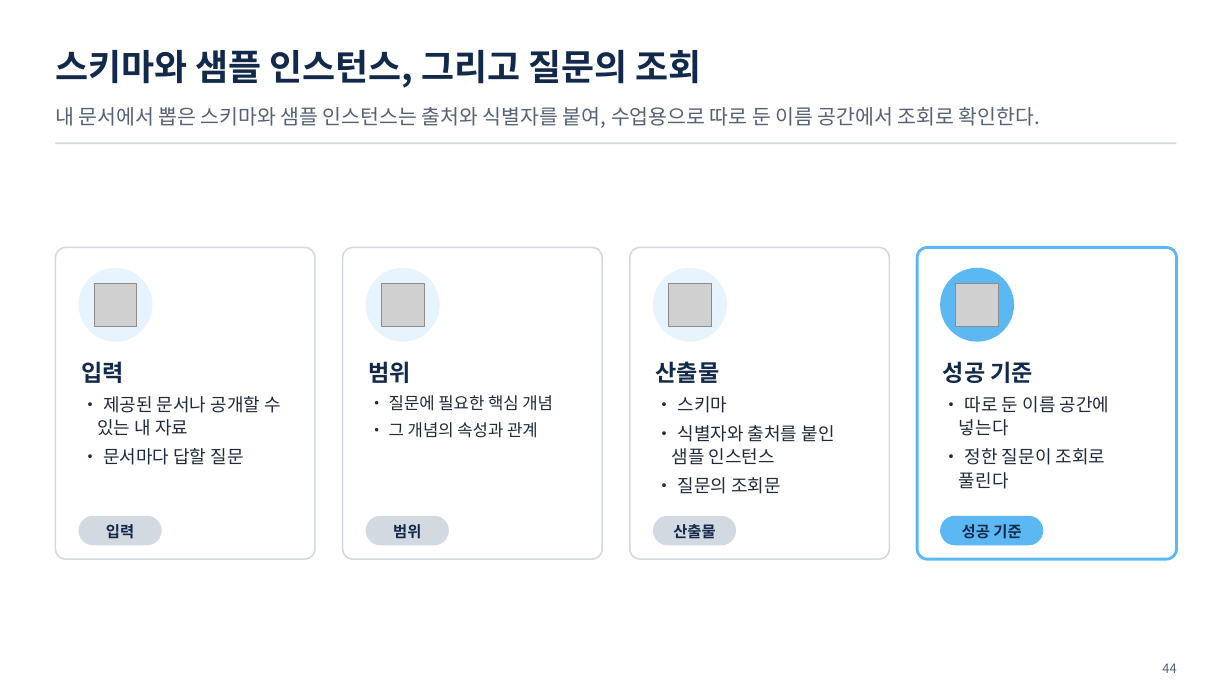
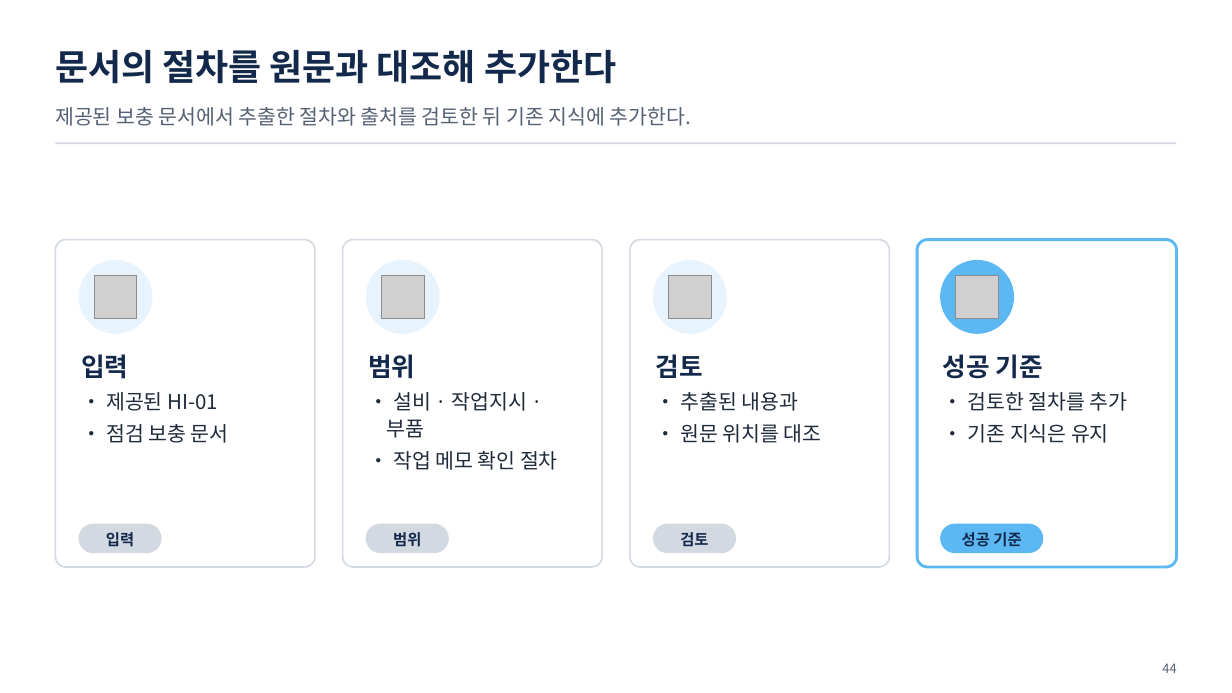
Before and after one commit to uengine-oss/hyd-iot-edu, a slide deck: slide 44 of 산출물/통합반/이론/11회차/통합반_11일차.pptx. Drawn at 1232x693 pixels with LibreOffice and Linux fonts; fonts in the diff are those of the drawing; grey boxes stand for pictures. Boxes give left, top, right and bottom in pixels: in the first picture for what was removed or moved away, otherwise in the second. Text is boxed around its words. In the diff, an @@ line names an element or a change of style, - is before the commit and + after.

```diff
--- a/산출물/통합반/이론/11회차/통합반_11일차.pptx
+++ b/산출물/통합반/이론/11회차/통합반_11일차.pptx
@@ text at [55,50,616,84]: text changed @@
-스키마와 샘플 인스턴스, 그리고 질문의 조회
+문서의 절차를 원문과 대조해 추가한다
@@ text at [55,107,691,126]: text changed @@
-내 문서에서 뽑은 스키마와 샘플 인스턴스는 출처와 식별자를 붙여, 수업용으로 따로 둔 이름 공간에서 조회로 확인한다.
+제공된 보충 문서에서 추출한 절차와 출처를 검토한 뒤 기존 지식에 추가한다.
@@ rounded rectangle: place and size @@
-rounded rectangle at [55,248,315,559]
+rounded rectangle at [55,239,315,567]
@@ rounded rectangle: place and size @@
-rounded rectangle at [343,248,603,559]
+rounded rectangle at [343,239,603,567]
@@ rounded rectangle: place and size @@
-rounded rectangle at [630,248,890,559]
+rounded rectangle at [630,239,890,567]
@@ rounded rectangle: place and size @@
-rounded rectangle at [917,248,1177,559]
+rounded rectangle at [917,239,1177,567]
@@ 4 pictures, 4 ellipses: place and size @@
-4 pictures, 4 ellipses at [79,268,1014,342]
+4 pictures, 4 ellipses at [79,260,1014,334]
@@ text "입력": place and size @@
-text "입력" at [81,361,281,465]
+text "입력" at [81,354,229,443]
@@ text at [81,354,128,379]: size 18 to 20 pt in "입력" @@
@@ text "범위": place and size @@
-text "범위" at [368,361,553,438]
+text "범위" at [368,354,558,470]
@@ text at [368,354,415,379]: size 18 to 20 pt in "범위" @@
@@ text at [656,354,822,443]: text changed; size 14 to 16 pt @@
-산출물
-• 스키마
-• 식별자와 출처를 붙인 샘플 인스턴스
-• 질문의 조회문
+검토
+• 추출된 내용과
+• 원문 위치를 대조
@@ text "성공 기준": place and size @@
-text "성공 기준" at [943,361,1110,489]
+text "성공 기준" at [943,354,1128,443]
@@ text at [943,354,1043,379]: size 18 to 20 pt in "성공 기준" @@
@@ text at [106,392,229,443]: text changed; size 14 to 16 pt @@
-• 제공된 문서나 공개할 수 있는 내 자료
-• 문서마다 답할 질문
+• 제공된 HI-01
+• 점검 보충 문서
@@ text at [387,392,558,470]: text changed; size 13 to 16 pt @@
-• 질문에 필요한 핵심 개념
-• 그 개념의 속성과 관계
+• 설비 · 작업지시 · 부품
+• 작업 메모 확인 절차
@@ text at [968,392,1128,443]: text changed; size 14 to 16 pt @@
-• 따로 둔 이름 공간에 넣는다
-• 정한 질문이 조회로 풀린다
+• 검토한 절차를 추가
+• 기존 지식은 유지
@@ text at [680,532,708,547]: text changed @@
-산출물
+검토
@@ 4 rounded rectangles, 3 texts: place and size @@
-4 rounded rectangles, 3 texts at [79,516,1043,545]
+4 rounded rectangles, 3 texts at [79,524,1043,554]
```
Also in this commit, not shown: 9 other slides changed, 2 slides added, 2 slides removed, 31 other files.
